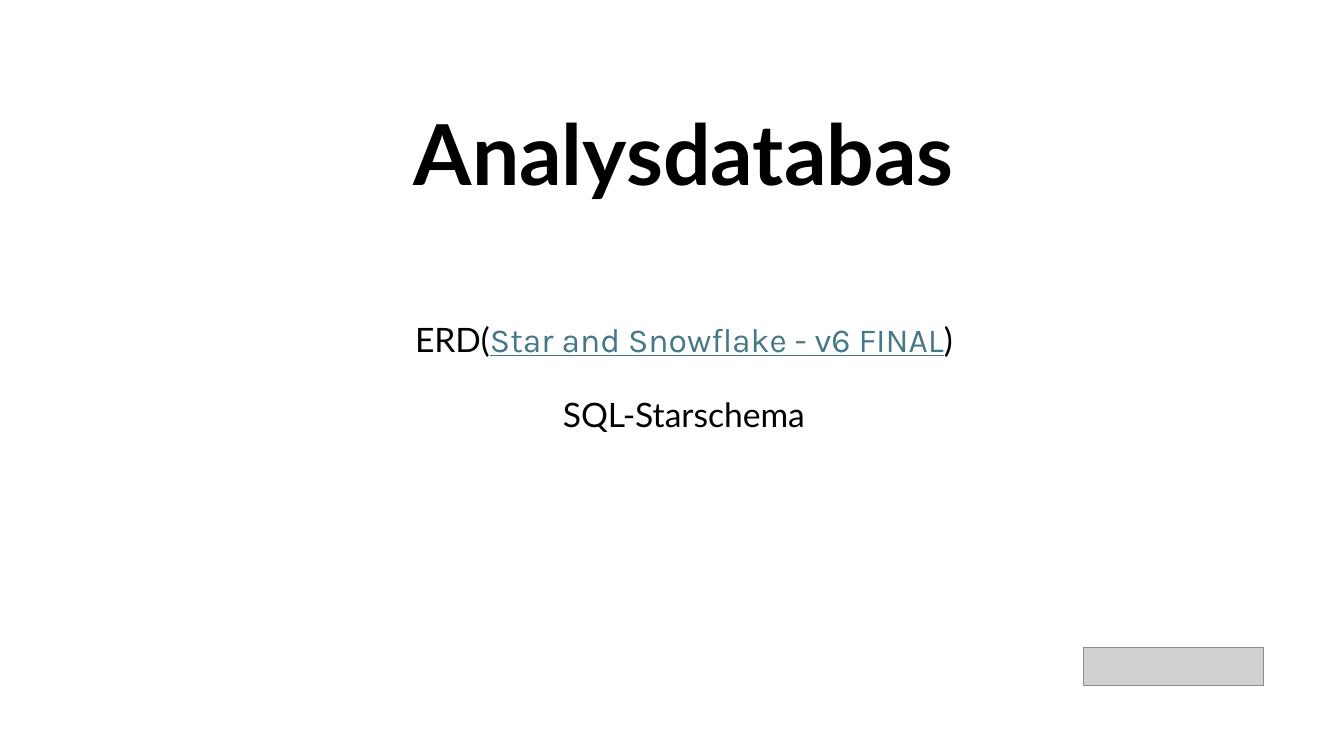
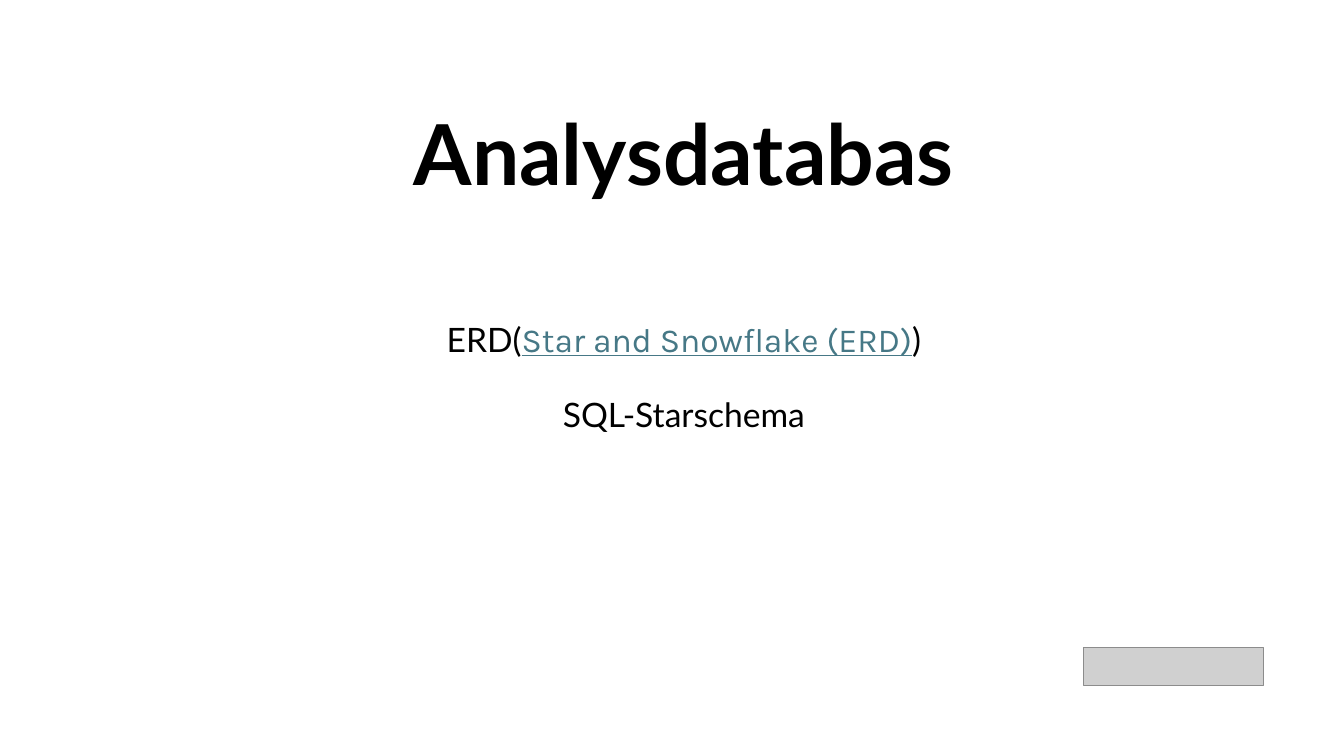
Before and after one commit to dargys/KimmosLektion, a slide deck: slide 6 of Grupparbete Databasmodellering.pptx. Drawn at 1344x756 pixels with LibreOffice and Linux fonts; fonts in the diff are those of the drawing; grey boxes stand for pictures; background and template pictures are left out. Boxes give left, top, right and bottom in pixels: in the first picture for what was removed or moved away, otherwise in the second. Text is boxed around its words. In the diff, an @@ line names an element or a change of style, - is before the commit and + after.

```diff
--- a/Grupparbete Databasmodellering.pptx
+++ b/Grupparbete Databasmodellering.pptx
@@ text at box(447, 326, 922, 357): text changed @@
-ERD(Star and Snowflake - v6 FINAL)
+ERD(Star and Snowflake (ERD))
```
Also in this commit, not shown: 1 other slide changed, 1 other file.
